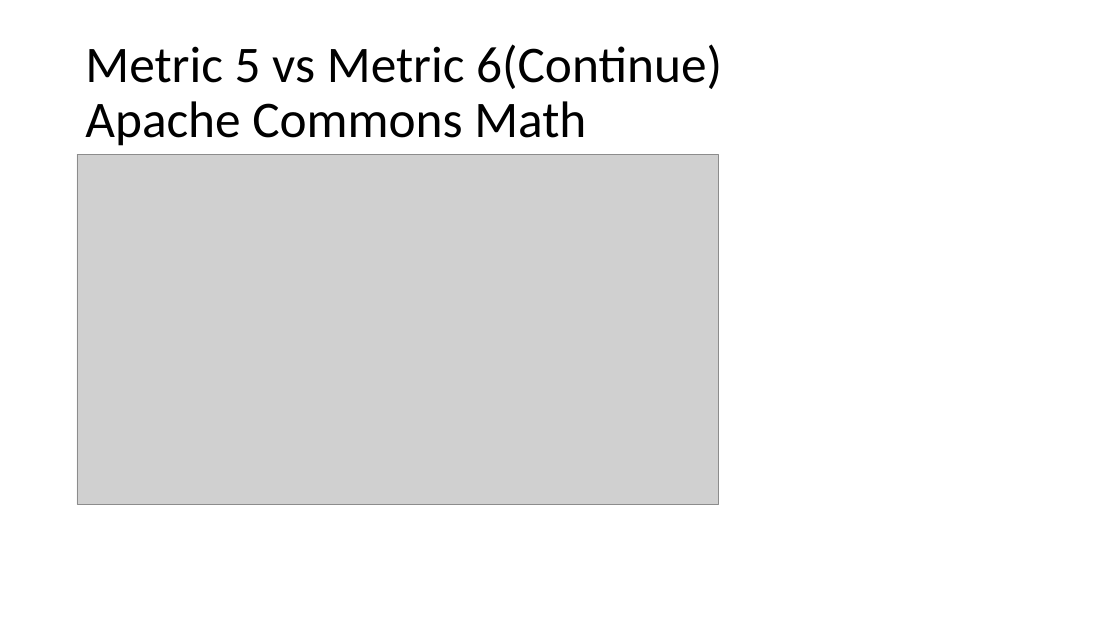
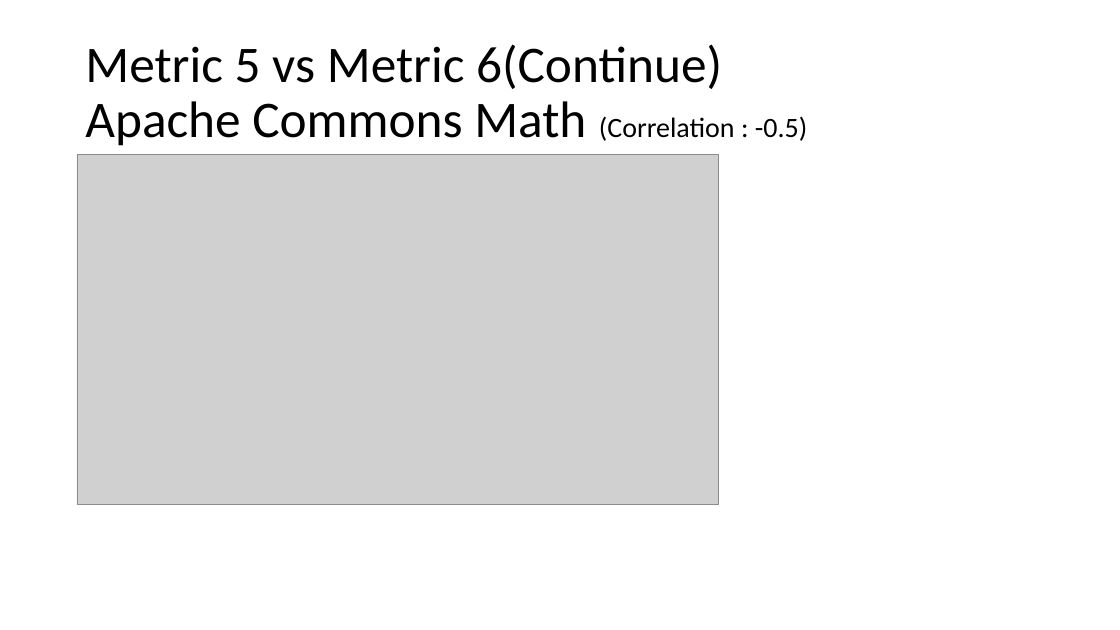
Before and after one commit to pranotimulay/soen6611-measurement-metrics, a slide deck: slide 24 of presentation/Group J.pptx. Drawn at 1120x630 pixels with LibreOffice and Linux fonts; fonts in the diff are those of the drawing; grey boxes stand for pictures. Boxes give left, top, right and bottom in pixels: in the first picture for what was removed or moved away, otherwise in the second. Text is boxed around its words. In the diff, an @@ line names an element or a change of style, - is before the commit and + after.

```diff
--- a/presentation/Group J.pptx
+++ b/presentation/Group J.pptx
@@ title at box(85, 44, 807, 146): text changed @@
-Metric 5 vs Metric 6(Continue)
-Apache Commons Math
+Metric 5 vs Metric 6(Continue)
+Apache Commons Math (Correlation : -0.5)
```
Also in this commit, not shown: 9 other slides changed, 1 other file.
